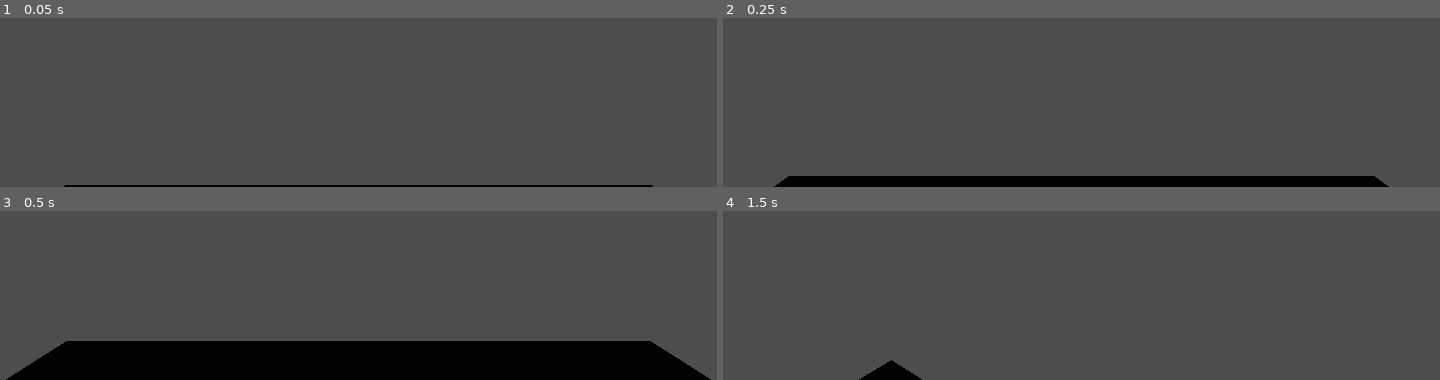
Above: before the commit, frames 1-4 (two rows, left to right).
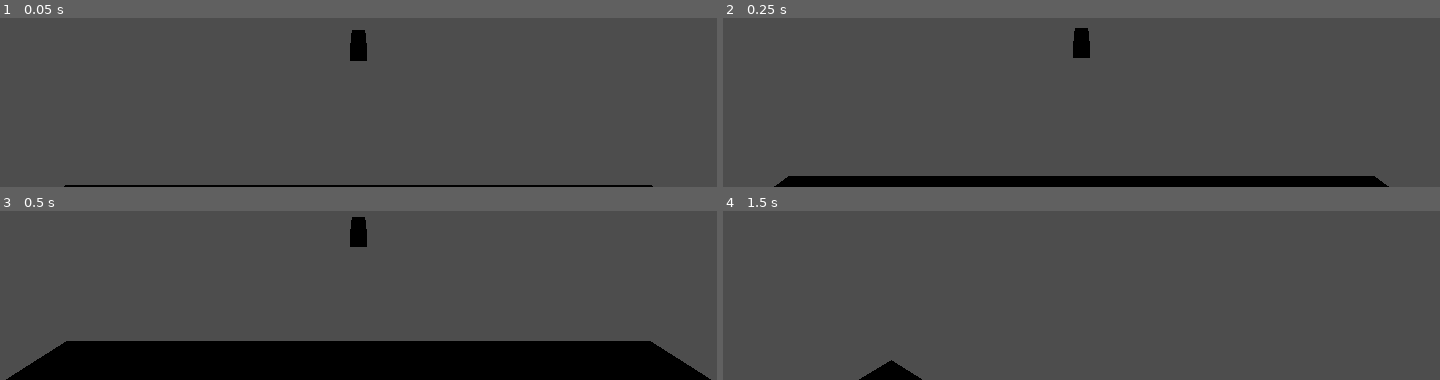
Above: after the commit, the same moments.

Repository: Fatbonks/Aceroa_game_jam
Game: Godot game, scene res://levels/world.tscn
Same seed, same stepped clock (60 frames per second), same inputs: the game is played once before the commit and once after it.
Inputs (mouse positions are in pixels of both pictures, inside the frame that each line leads up to):
- Up to frame 1 (0.05 s): no input
- Up to frame 2 (0.25 s): no input
- Up to frame 3 (0.5 s): no input
- Up to frame 4 (1.5 s): tap Enter (ui_accept) at 0.5, 0.77, 1.25 s; move the mouse to (outside the picture) at 0.52 s; hold E (interact, bound only after the commit) 0.53-1.28 s; hold Up (ui_up) from 0.53 s (still down); move the mouse to (outside the picture) at 1.27 s; tap E (interact, bound only after the commit) at 1.35 s

The runs differ from the first frame. In frame 1, 0.4% of the frame differs, in the area x 48-52%, y 7-26%; in frame 2, 0.4%; in frame 3, 0.4%; in frame 4, nothing differs.

Commit message:
added pickable objects

Diff:
--- /dev/null
+++ b/components/component_pickable/object_pickable.gd
@@ -0,0 +1,10 @@
+class_name pickable_object
+extends Node
+
+@export_enum("Weapon", "Item") var entity_type: String
+@export var object:PackedScene
+
+func instance_object_to_player(parent:Node3D):
+	var inst:Node3D = object.instantiate()
+	parent.add_child(inst)
+	owner.queue_free()
--- /dev/null
+++ b/components/component_pickable/object_pickable.tscn
@@ -0,0 +1,8 @@
+[gd_scene load_steps=2 format=3 uid="uid://cjhqljaxsjqo3"]
+
+[ext_resource type="Script" path="res://components/component_pickable/object_pickable.gd" id="1_wfuxw"]
+
+[node name="object_pickable" type="Area3D"]
+collision_layer = 4
+monitoring = false
+script = ExtResource("1_wfuxw")
--- /dev/null
+++ b/components/weapon_systems/pistol_system.tscn
@@ -0,0 +1,3 @@
+[gd_scene format=3 uid="uid://bporylsvgit1b"]
+
+[node name="pistol_system" type="Node"]
--- /dev/null
+++ b/levels/spike.gdshader
@@ -0,0 +1,21 @@
+shader_type spatial;
+
+uniform sampler2D noise;
+uniform sampler2D noise2;
+void vertex() {
+	vec4 tex = texture(noise, UV * vec2(0.2, 0.1) * TIME);
+	vec4 tex2 = texture(noise2, UV * vec2(0.1, 0.2) * TIME);
+	float energy = tex.r * tex2.r;
+	//VERTEX = NORMAL * energy;
+	VERTEX += NORMAL * energy;
+	//VERTEX.z = NORMAL.z * tex2.b;
+}
+
+void fragment() {
+
+}
+
+//void light() {
+	// Called for every pixel for every light affecting the material.
+	// Uncomment to replace the default light processing function with this one.
+//}
--- a/levels/world.tscn
+++ b/levels/world.tscn
@@ -1,13 +1,53 @@
-[gd_scene load_steps=2 format=3 uid="uid://dt3ubbbn2jek7"]
+[gd_scene load_steps=12 format=3 uid="uid://dt3ubbbn2jek7"]
 
 [ext_resource type="PackedScene" uid="uid://clrq3vypsa8cm" path="res://objects/Player/player.tscn" id="1_fqpj5"]
+[ext_resource type="Shader" path="res://levels/spike.gdshader" id="2_8t6ni"]
+[ext_resource type="PackedScene" uid="uid://b0csltiosye1" path="res://objects/weapons/pistol/pistol_pickable.tscn" id="3_cm8ge"]
+
+[sub_resource type="FastNoiseLite" id="FastNoiseLite_0u4lh"]
+
+[sub_resource type="NoiseTexture2D" id="NoiseTexture2D_5glb2"]
+seamless = true
+noise = SubResource("FastNoiseLite_0u4lh")
+
+[sub_resource type="FastNoiseLite" id="FastNoiseLite_ixqr3"]
+
+[sub_resource type="NoiseTexture2D" id="NoiseTexture2D_jwnhr"]
+noise = SubResource("FastNoiseLite_ixqr3")
+
+[sub_resource type="ShaderMaterial" id="ShaderMaterial_l3048"]
+render_priority = 0
+shader = ExtResource("2_8t6ni")
+shader_parameter/noise = SubResource("NoiseTexture2D_5glb2")
+shader_parameter/noise2 = SubResource("NoiseTexture2D_jwnhr")
+
+[sub_resource type="SphereMesh" id="SphereMesh_mnkvu"]
+material = SubResource("ShaderMaterial_l3048")
+
+[sub_resource type="BoxMesh" id="BoxMesh_tdav8"]
+size = Vector3(20, 1, 20)
+
+[sub_resource type="ConcavePolygonShape3D" id="ConcavePolygonShape3D_ixvrx"]
+data = PackedVector3Array(-10, 0.5, 10, 10, 0.5, 10, -10, -0.5, 10, 10, 0.5, 10, 10, -0.5, 10, -10, -0.5, 10, 10, 0.5, -10, -10, 0.5, -10, 10, -0.5, -10, -10, 0.5, -10, -10, -0.5, -10, 10, -0.5, -10, 10, 0.5, 10, 10, 0.5, -10, 10, -0.5, 10, 10, 0.5, -10, 10, -0.5, -10, 10, -0.5, 10, -10, 0.5, -10, -10, 0.5, 10, -10, -0.5, -10, -10, 0.5, 10, -10, -0.5, 10, -10, -0.5, -10, 10, 0.5, 10, -10, 0.5, 10, 10, 0.5, -10, -10, 0.5, 10, -10, 0.5, -10, 10, 0.5, -10, -10, -0.5, 10, 10, -0.5, 10, -10, -0.5, -10, 10, -0.5, 10, 10, -0.5, -10, -10, -0.5, -10)
 
 [node name="world" type="Node3D"]
-
-[node name="CSGBox3D" type="CSGBox3D" parent="."]
-use_collision = true
-size = Vector3(20, 1, 20)
 
 [node name="player" parent="." instance=ExtResource("1_fqpj5")]
 transform = Transform3D(1, 0, 0, 0, 1, 0, 0, 0, 1, 0, 7.6208, 0)
 max_jump_amount = 2
+
+[node name="MeshInstance3D" type="MeshInstance3D" parent="."]
+transform = Transform3D(1, 0, 0, 0, 1, 0, 0, 0, 1, 0, 3, 0)
+visible = false
+mesh = SubResource("SphereMesh_mnkvu")
+
+[node name="pistol_pickable" parent="." instance=ExtResource("3_cm8ge")]
+transform = Transform3D(1, 0, 0, 0, 1, 0, 0, 0, 1, 0, 7, -4)
+
+[node name="floor" type="MeshInstance3D" parent="."]
+mesh = SubResource("BoxMesh_tdav8")
+
+[node name="StaticBody3D" type="StaticBody3D" parent="floor"]
+
+[node name="CollisionShape3D" type="CollisionShape3D" parent="floor/StaticBody3D"]
+shape = SubResource("ConcavePolygonShape3D_ixvrx")
--- /dev/null
+++ b/objects/Player/object_pickable_detector.gd
@@ -0,0 +1,16 @@
+extends Node
+
+@onready var object_checker:RayCast3D = %object_checker
+@onready var weapon_holder:Node3D = %weapon_holder
+@onready var item_holder:Node3D = %item_holder
+
+func _unhandled_input(event):
+	if event.is_action_pressed("interact") and object_checker.is_colliding():
+		var object = object_checker.get_collider()
+		if object is pickable_object:
+			if object.entity_type == "Weapon":
+				object.instance_object_to_player(weapon_holder)
+			elif object.entity_type == "Item":
+				object.instance_object_to_player(item_holder)
+		else:
+			printerr("this should not happen")
--- a/objects/Player/player.tscn
+++ b/objects/Player/player.tscn
@@ -1,6 +1,7 @@
-[gd_scene load_steps=4 format=3 uid="uid://clrq3vypsa8cm"]
+[gd_scene load_steps=5 format=3 uid="uid://clrq3vypsa8cm"]
 
 [ext_resource type="Script" path="res://objects/Player/player.gd" id="1_o4xc8"]
+[ext_resource type="Script" path="res://objects/Player/object_pickable_detector.gd" id="2_vriqo"]
 
 [sub_resource type="CapsuleShape3D" id="CapsuleShape3D_cb7qt"]
 
@@ -21,3 +22,22 @@
 
 [node name="Camera3D" type="Camera3D" parent="head"]
 unique_name_in_owner = true
+
+[node name="weapon_holder" type="Node3D" parent="head/Camera3D"]
+unique_name_in_owner = true
+transform = Transform3D(1, 0, 0, 0, 1, 0, 0, 0, 1, 0.358251, -0.353186, -0.682491)
+
+[node name="item_holder" type="Node3D" parent="head/Camera3D"]
+unique_name_in_owner = true
+
+[node name="object_pickable_detector" type="Node3D" parent="head/Camera3D"]
+script = ExtResource("2_vriqo")
+
+[node name="object_checker" type="RayCast3D" parent="head/Camera3D/object_pickable_detector"]
+unique_name_in_owner = true
+target_position = Vector3(0, 0, -5)
+collision_mask = 4
+collide_with_areas = true
+collide_with_bodies = false
+debug_shape_custom_color = Color(0, 0.478431, 0.203922, 1)
+debug_shape_thickness = 5
--- /dev/null
+++ b/objects/weapons/pistol/pistol_pickable.tscn
@@ -0,0 +1,30 @@
+[gd_scene load_steps=7 format=3 uid="uid://b0csltiosye1"]
+
+[ext_resource type="PackedScene" uid="uid://cjhqljaxsjqo3" path="res://components/component_pickable/object_pickable.tscn" id="1_rcxqd"]
+[ext_resource type="PackedScene" uid="uid://cf0le7y1u7cm1" path="res://objects/weapons/pistol/weapon_pistol.tscn" id="2_5su8g"]
+
+[sub_resource type="StandardMaterial3D" id="StandardMaterial3D_dmbv5"]
+albedo_color = Color(1, 0, 0, 1)
+
+[sub_resource type="BoxMesh" id="BoxMesh_lvlag"]
+material = SubResource("StandardMaterial3D_dmbv5")
+size = Vector3(0.2, 0.2, 0.8)
+
+[sub_resource type="BoxShape3D" id="BoxShape3D_04twl"]
+
+[sub_resource type="SphereShape3D" id="SphereShape3D_g8oq2"]
+
+[node name="pistol_pickable" type="RigidBody3D"]
+
+[node name="MeshInstance3D" type="MeshInstance3D" parent="."]
+mesh = SubResource("BoxMesh_lvlag")
+
+[node name="CollisionShape3D" type="CollisionShape3D" parent="."]
+shape = SubResource("BoxShape3D_04twl")
+
+[node name="object_pickable" parent="." instance=ExtResource("1_rcxqd")]
+entity_type = "Weapon"
+object = ExtResource("2_5su8g")
+
+[node name="CollisionShape3D" type="CollisionShape3D" parent="object_pickable"]
+shape = SubResource("SphereShape3D_g8oq2")
--- /dev/null
+++ b/objects/weapons/pistol/weapon_pistol.tscn
@@ -0,0 +1,17 @@
+[gd_scene load_steps=4 format=3 uid="uid://cf0le7y1u7cm1"]
+
+[ext_resource type="PackedScene" uid="uid://bporylsvgit1b" path="res://components/weapon_systems/pistol_system.tscn" id="1_5ilhw"]
+
+[sub_resource type="StandardMaterial3D" id="StandardMaterial3D_ioc0u"]
+albedo_color = Color(1, 0, 0, 1)
+
+[sub_resource type="BoxMesh" id="BoxMesh_s3io3"]
+material = SubResource("StandardMaterial3D_ioc0u")
+size = Vector3(0.2, 0.2, 0.8)
+
+[node name="weapon_pistol" type="Node3D"]
+
+[node name="pistol_system" parent="." instance=ExtResource("1_5ilhw")]
+
+[node name="MeshInstance3D" type="MeshInstance3D" parent="."]
+mesh = SubResource("BoxMesh_s3io3")
--- a/project.godot
+++ b/project.godot
@@ -18,6 +18,47 @@
 [file_customization]
 
 folder_colors={
+"res://components/": "yellow",
 "res://levels/": "red",
 "res://objects/": "orange"
 }
+
+[input]
+
+ui_left={
+"deadzone": 0.5,
+"events": [Object(InputEventKey,"resource_local_to_scene":false,"resource_name":"","device":0,"window_id":0,"alt_pressed":false,"shift_pressed":false,"ctrl_pressed":false,"meta_pressed":false,"pressed":false,"keycode":4194319,"physical_keycode":0,"key_label":0,"unicode":0,"echo":false,"script":null)
+, Object(InputEventJoypadButton,"resource_local_to_scene":false,"resource_name":"","device":0,"button_index":13,"pressure":0.0,"pressed":false,"script":null)
+, Object(InputEventJoypadMotion,"resource_local_to_scene":false,"resource_name":"","device":0,"axis":0,"axis_value":-1.0,"script":null)
+, Object(InputEventKey,"resource_local_to_scene":false,"resource_name":"","device":-1,"window_id":0,"alt_pressed":false,"shift_pressed":false,"ctrl_pressed":false,"meta_pressed":false,"pressed":false,"keycode":0,"physical_keycode":65,"key_label":0,"unicode":97,"echo":false,"script":null)
+]
+}
+ui_right={
+"deadzone": 0.5,
+"events": [Object(InputEventKey,"resource_local_to_scene":false,"resource_name":"","device":0,"window_id":0,"alt_pressed":false,"shift_pressed":false,"ctrl_pressed":false,"meta_pressed":false,"pressed":false,"keycode":4194321,"physical_keycode":0,"key_label":0,"unicode":0,"echo":false,"script":null)
+, Object(InputEventJoypadButton,"resource_local_to_scene":false,"resource_name":"","device":0,"button_index":14,"pressure":0.0,"pressed":false,"script":null)
+, Object(InputEventJoypadMotion,"resource_local_to_scene":false,"resource_name":"","device":0,"axis":0,"axis_value":1.0,"script":null)
+, Object(InputEventKey,"resource_local_to_scene":false,"resource_name":"","device":-1,"window_id":0,"alt_pressed":false,"shift_pressed":false,"ctrl_pressed":false,"meta_pressed":false,"pressed":false,"keycode":0,"physical_keycode":68,"key_label":0,"unicode":100,"echo":false,"script":null)
+]
+}
+ui_up={
+"deadzone": 0.5,
+"events": [Object(InputEventKey,"resource_local_to_scene":false,"resource_name":"","device":0,"window_id":0,"alt_pressed":false,"shift_pressed":false,"ctrl_pressed":false,"meta_pressed":false,"pressed":false,"keycode":4194320,"physical_keycode":0,"key_label":0,"unicode":0,"echo":false,"script":null)
+, Object(InputEventJoypadButton,"resource_local_to_scene":false,"resource_name":"","device":0,"button_index":11,"pressure":0.0,"pressed":false,"script":null)
+, Object(InputEventJoypadMotion,"resource_local_to_scene":false,"resource_name":"","device":0,"axis":1,"axis_value":-1.0,"script":null)
+, Object(InputEventKey,"resource_local_to_scene":false,"resource_name":"","device":-1,"window_id":0,"alt_pressed":false,"shift_pressed":false,"ctrl_pressed":false,"meta_pressed":false,"pressed":false,"keycode":0,"physical_keycode":87,"key_label":0,"unicode":119,"echo":false,"script":null)
+]
+}
+ui_down={
+"deadzone": 0.5,
+"events": [Object(InputEventKey,"resource_local_to_scene":false,"resource_name":"","device":0,"window_id":0,"alt_pressed":false,"shift_pressed":false,"ctrl_pressed":false,"meta_pressed":false,"pressed":false,"keycode":4194322,"physical_keycode":0,"key_label":0,"unicode":0,"echo":false,"script":null)
+, Object(InputEventJoypadButton,"resource_local_to_scene":false,"resource_name":"","device":0,"button_index":12,"pressure":0.0,"pressed":false,"script":null)
+, Object(InputEventJoypadMotion,"resource_local_to_scene":false,"resource_name":"","device":0,"axis":1,"axis_value":1.0,"script":null)
+, Object(InputEventKey,"resource_local_to_scene":false,"resource_name":"","device":-1,"window_id":0,"alt_pressed":false,"shift_pressed":false,"ctrl_pressed":false,"meta_pressed":false,"pressed":false,"keycode":0,"physical_keycode":83,"key_label":0,"unicode":115,"echo":false,"script":null)
+]
+}
+interact={
+"deadzone": 0.5,
+"events": [Object(InputEventKey,"resource_local_to_scene":false,"resource_name":"","device":-1,"window_id":0,"alt_pressed":false,"shift_pressed":false,"ctrl_pressed":false,"meta_pressed":false,"pressed":false,"keycode":0,"physical_keycode":69,"key_label":0,"unicode":101,"echo":false,"script":null)
+]
+}
